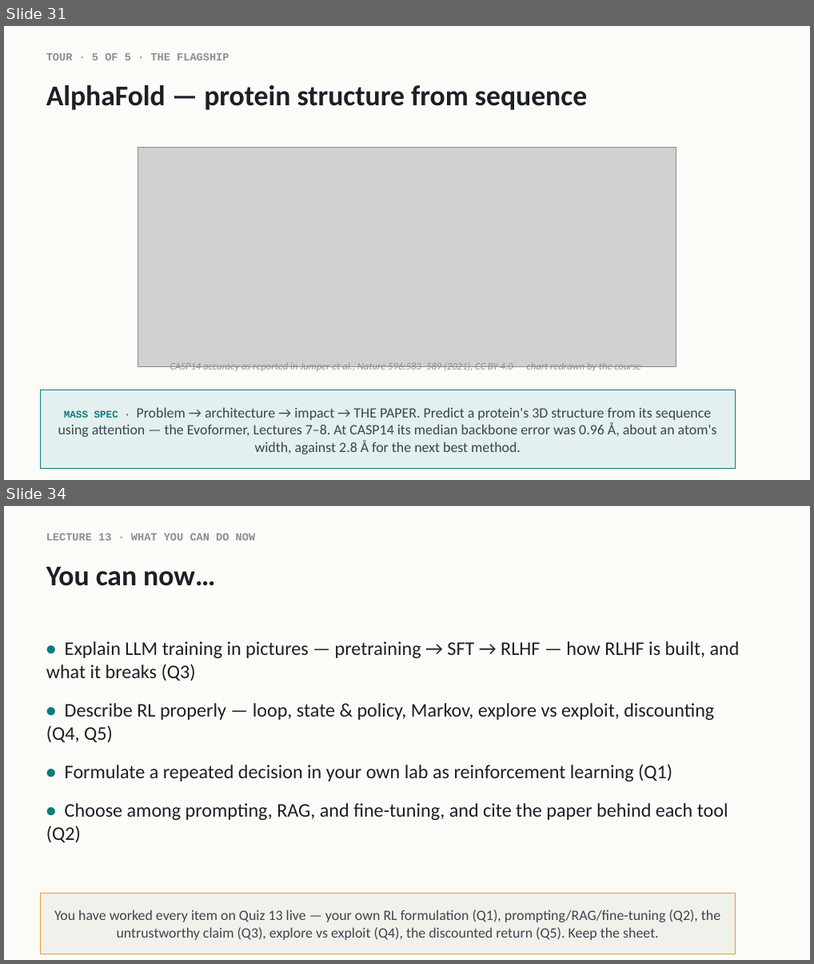
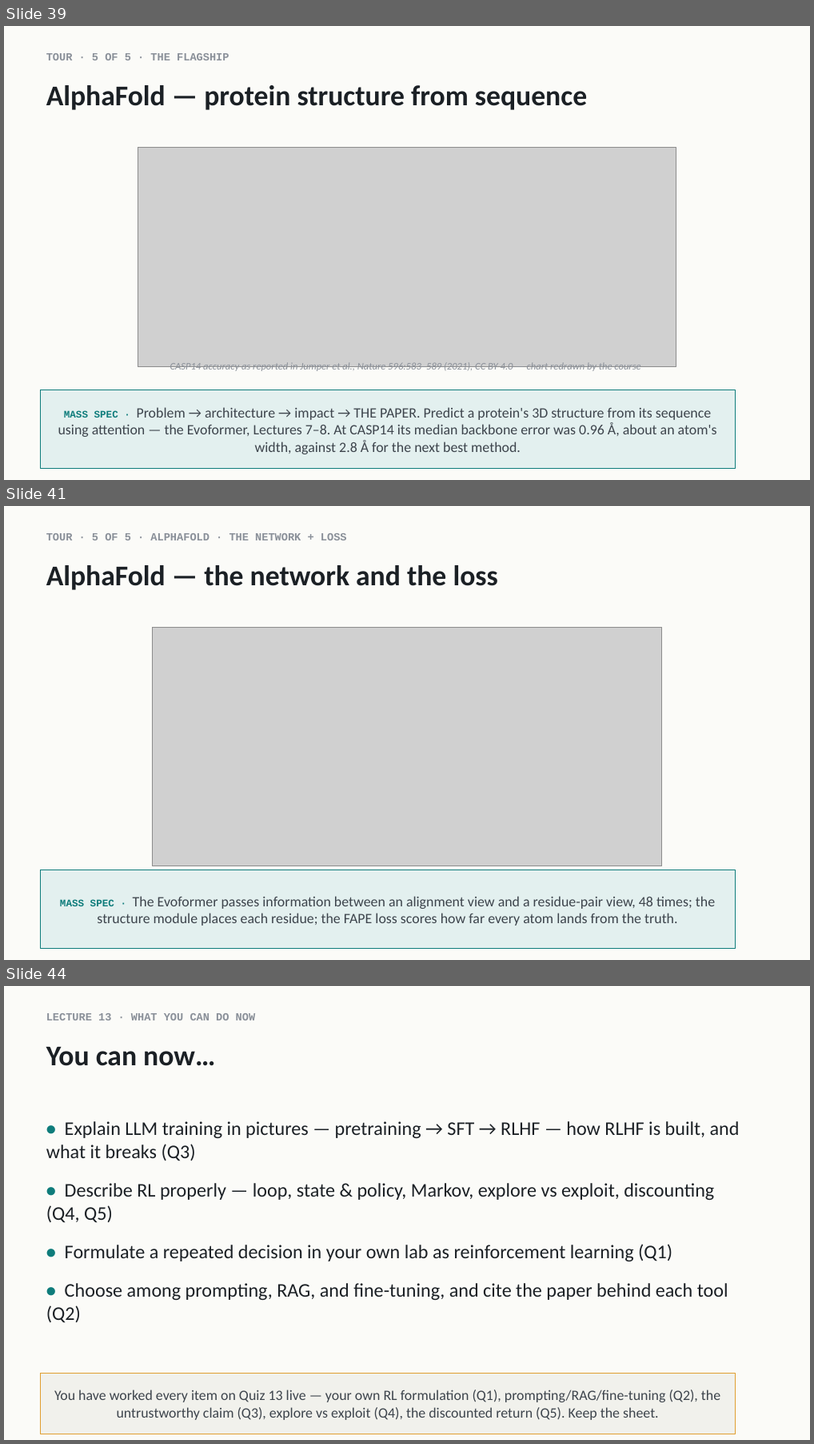
Before and after one commit to indigobio/msacl_dl_course, a slide deck: slides/pptx/lecture13_llms_landscape.pptx. Shown one above the other, each under a label of ours: slides 31 and 34 before the commit, slides 39, 41 and 44 after it; the slides between them are not shown. The pictures are 814x964 and 814x1444 pixels, drawn with LibreOffice and Linux fonts; fonts in the diff are those of the drawing; grey boxes stand for pictures. Boxes give left, top, right and bottom in pixels: in the first picture for what was removed or moved away, otherwise in the second. Text is boxed around its words. In the diff, an @@ line names an element or a change of style, - is before the commit and + after.

```diff
--- a/slides/pptx/lecture13_llms_landscape.pptx
+++ b/slides/pptx/lecture13_llms_landscape.pptx
@@ slide 41 added at [4, 506, 810, 960], background #FBFBF8 @@
@@ text added at [46, 533, 347, 540], 13 pt, text #8A9099, bold @@
+TOUR · 5 OF 5 · ALPHAFOLD · THE NETWORK + LOSS
@@ text added at [46, 565, 498, 590], 34 pt, text #1B2025, bold @@
+AlphaFold — the network and the loss
@@ picture added at [152, 627, 662, 866] @@
@@ rectangle added at [40, 870, 736, 948], fill #E3F0EF, outline #0E7C7B 1 pt, 17 pt, text #3D444C @@
+MASS SPEC · The Evoformer passes information between an alignment view and a residue-pair view, 48 times; the structure module places each residue; the FAPE loss scores how far every atom lands from the truth.
@@ what was slide 31 is now slide 39 @@
@@ what was slide 34 is now slide 44 @@
```
Also in this commit, not shown: 7 slides changed, 9 other slides added, 3 other files.
